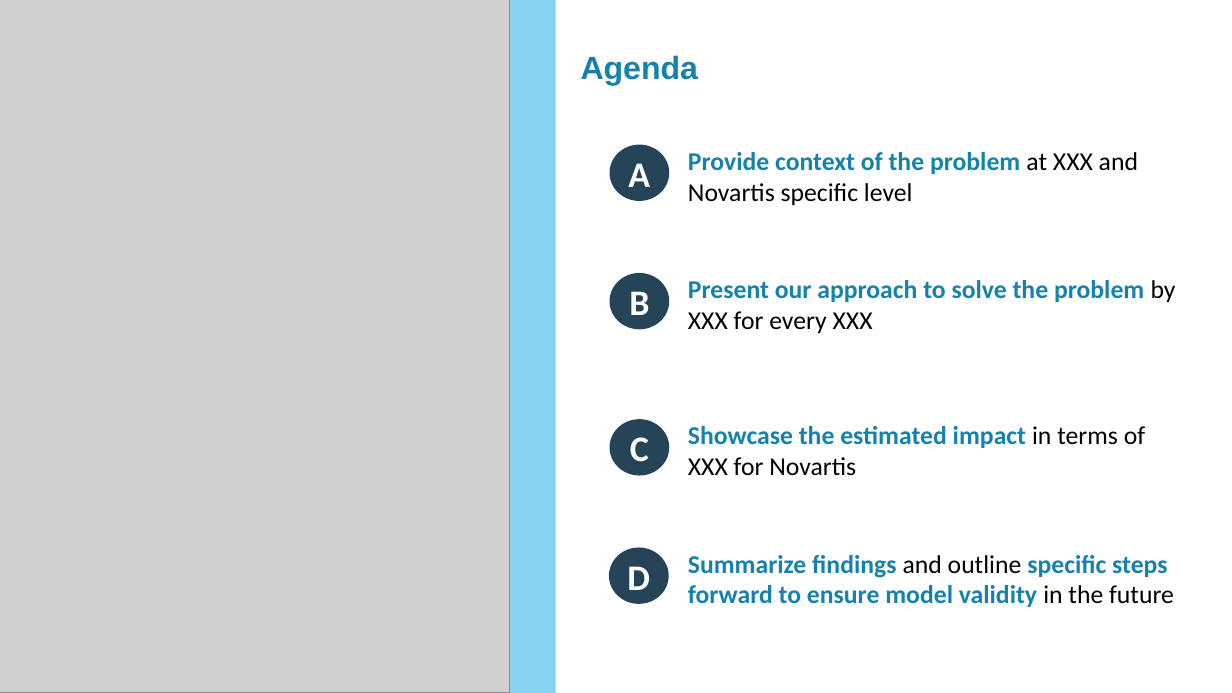
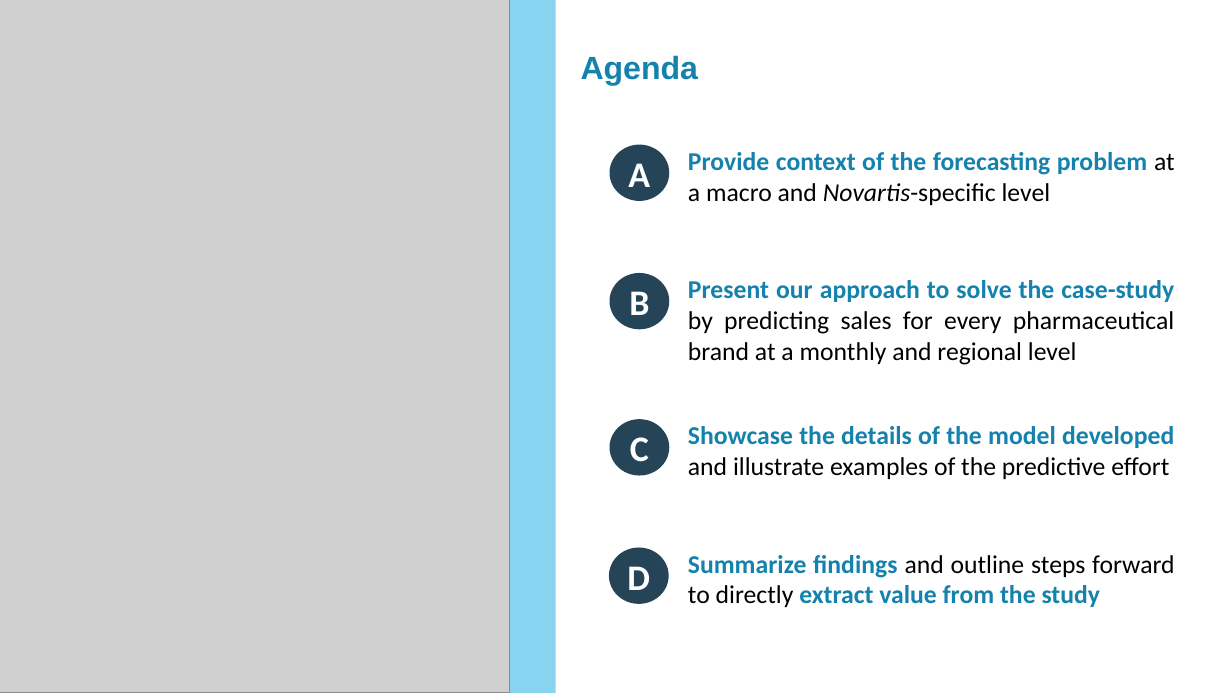
Before and after one commit to Bulbasaurzc/novartis-datathon-2021, a slide deck: slide 2 of reports/Master_PPT.pptx (slide 3 before the commit). Drawn at 1232x693 pixels with LibreOffice and Linux fonts; fonts in the diff are those of the drawing; grey boxes stand for pictures; background and template pictures are left out. Boxes give left, top, right and bottom in pixels: in the first picture for what was removed or moved away, otherwise in the second. Text is boxed around its words. In the diff, an @@ line names an element or a change of style, - is before the commit and + after.

Commit message:
Model v7

```diff
--- a/reports/Master_PPT.pptx
+++ b/reports/Master_PPT.pptx
@@ text at bbox=[688, 152, 1175, 205]: text changed; text colour #000000 to #1482AC; bold on @@
-Provide context of the problem at XXX and Novartis specific level
+Provide context of the forecasting problem at a macro and Novartis-specific level
@@ text at bbox=[688, 280, 1174, 365]: text changed; text colour #1482AC to #000000; bold off @@
-Present our approach to solve the problem by XXX for every XXX
+Present our approach to solve the case-study by predicting sales for every pharmaceutical brand at a monthly and regional level
@@ text at bbox=[688, 426, 1174, 479]: text changed; text colour #1482AC to #000000; bold off @@
-Showcase the estimated impact in terms of XXX for Novartis
+Showcase the details of the model developed and illustrate examples of the predictive effort
@@ text at bbox=[688, 555, 1174, 607]: text changed @@
-Summarize findings and outline specific steps forward to ensure model validity in the future
+Summarize findings and outline steps forward to directly extract value from the study
```
Also in this commit, not shown: 1 other slide changed, 6 slides added, 8 slides removed, 9 other files.
